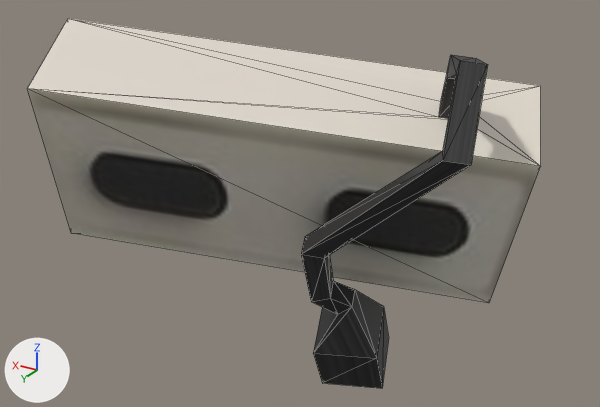
The glTF model public/models/controller.glb: old version first, new version second.
Before and after are seen from a 50 mm camera at (-4.48, 7.17, 3.18) aimed at (-0.19, 0.02, -0.4). The lights are fixed; the arrows at lower left show +X, +Y and +Z. Mesh edges are drawn as thin lines. Vertices at the same position are counted once.

In view in the first picture: 'controller'.
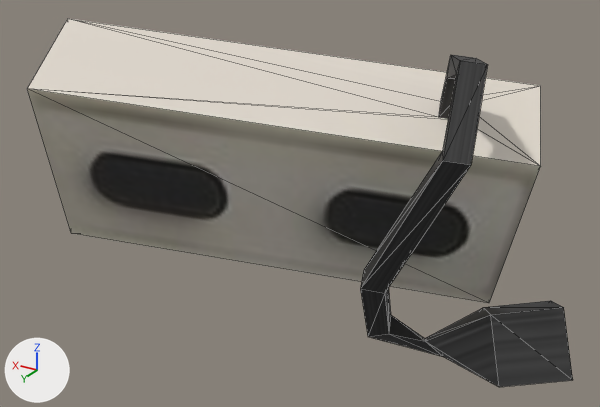
The change, as a list of edits to the scene's bpy script:
```text
Change me_cube_001:
    where me_cube_001.from_pydata(...)  # 44 vertices, 84 faces; spans x -2.71..2.71, y -1.83..1.83, z -2.52..1.53
    used by ob_controller; location = (0.0, 0.0, 0.0)
    before: 24 (-0.84, 0.56, -0.46), 25 (-0.63, 0.65, -0.43) at pixel (304, 236), 26 (-0.69, 0.83, -0.53) at pixel (301, 254), 27 (-0.9, 0.75, -0.56) at pixel (324, 258), 28 (-0.82, 0.4, -1.0) at pixel (333, 280)
    before: 29 (-0.61, 0.42, -1.09), 30 (-0.68, 0.6, -1.19) at pixel (311, 301), 31 (-0.89, 0.58, -1.1) at pixel (330, 298)
    me_cube_001 part 1
    add for i in [*range(24, 32)]: me_cube_001.vertices[i].co += Vector((-0.71, 0.08, -0.15))
    me_cube_001.vertices[32].co: (-1.01, 0.26, -1.11) -> (-1.82, 0.26, -1.45)  # pixel (354, 289) -> pixel (424, 338)
    me_cube_001.vertices[33].co: (-0.83, 0.24, -1.26) -> (-2.02, 0.24, -1.58)
    me_cube_001.vertices[34].co: (-0.9, 0.43, -1.36) -> (-2.1, 0.43, -1.48)  # pixel (337, 314) -> pixel (443, 356)
    me_cube_001.vertices[35].co: (-1.07, 0.45, -1.21) -> (-1.9, 0.45, -1.36)  # pixel (351, 306) -> pixel (425, 341)
    me_cube_001.vertices[36].co: (-1.1, -0.29, -1.56) -> (-2.23, -0.29, -1.23)  # pixel (383, 306) -> pixel (483, 307)
    me_cube_001.vertices[37].co: (-0.44, -0.08, -1.6) -> (-2.45, -0.08, -1.86)
    me_cube_001.vertices[38].co: (-0.63, 0.47, -1.91) -> (-2.7, 0.47, -1.59)  # pixel (313, 353) -> pixel (499, 387)
    me_cube_001.vertices[39].co: (-1.3, 0.27, -1.87) -> (-2.48, 0.27, -0.97)  # pixel (376, 358) -> pixel (490, 314)
    me_cube_001.vertices[40].co: (-1.04, -0.6, -2.17) -> (-2.84, -0.6, -1.13)  # pixel (388, 337) -> pixel (550, 300)
    me_cube_001.vertices[41].co: (-0.38, -0.39, -2.21) -> (-3.06, -0.39, -1.76)
    me_cube_001.vertices[42].co: (-0.57, 0.16, -2.52) -> (-3.3, 0.16, -1.49)  # pixel (322, 383) -> pixel (572, 380)
    me_cube_001.vertices[43].co: (-1.24, -0.05, -2.47) -> (-3.08, -0.05, -0.86)  # pixel (382, 388) -> pixel (563, 307)
```

Changed parts and their boxes [x1, y1, x2, y2] in the pictures (600 x 407 px; the box of a moved part takes in the faces that stretch with it):
'controller', reshaped (6% wider)
    before: [27, 19, 541, 388]
    after: [27, 19, 573, 387]
part 1 of me_cube_001, moved or reshaped
    before: [301, 152, 470, 388]
    after: [361, 153, 573, 387]
